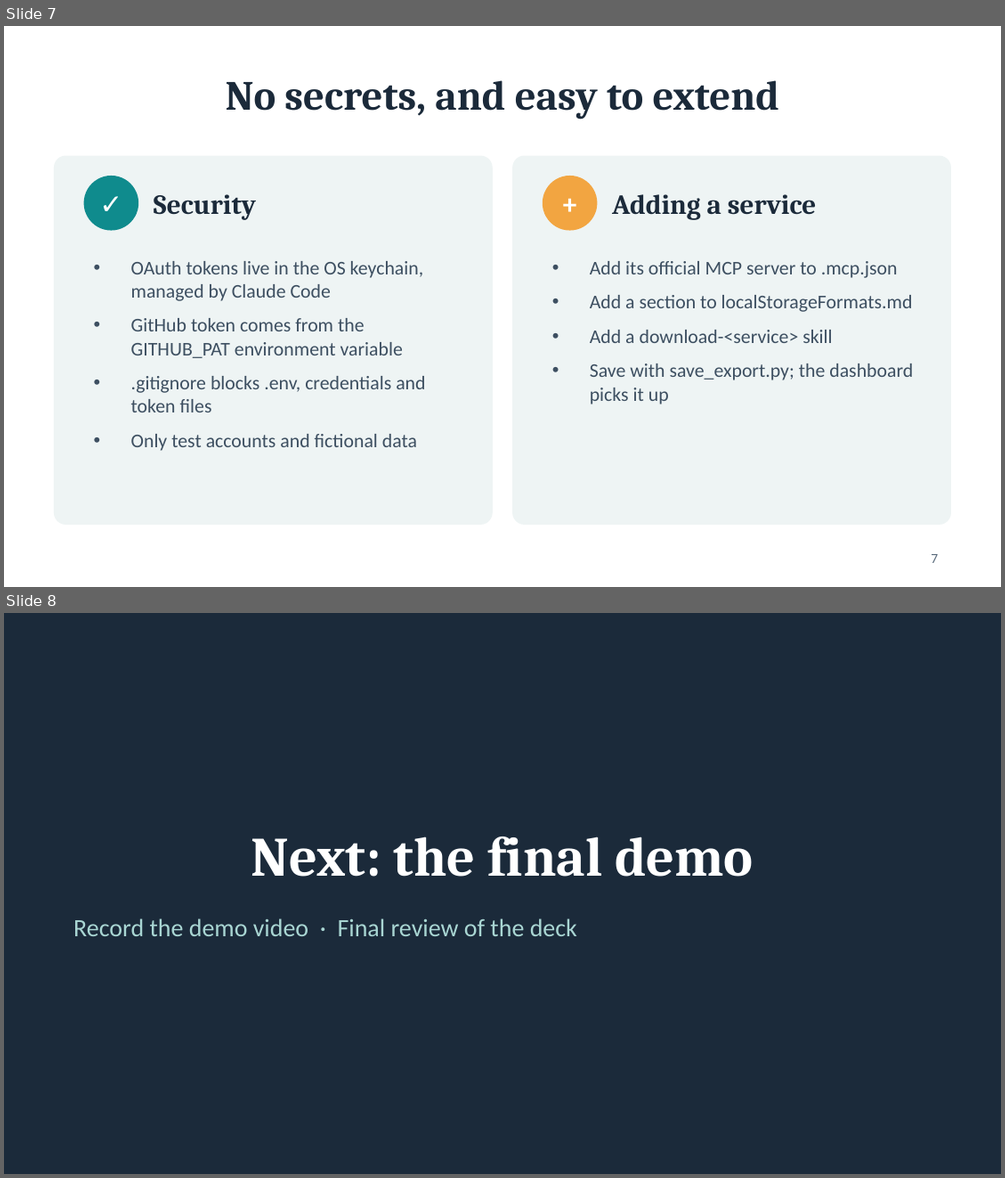
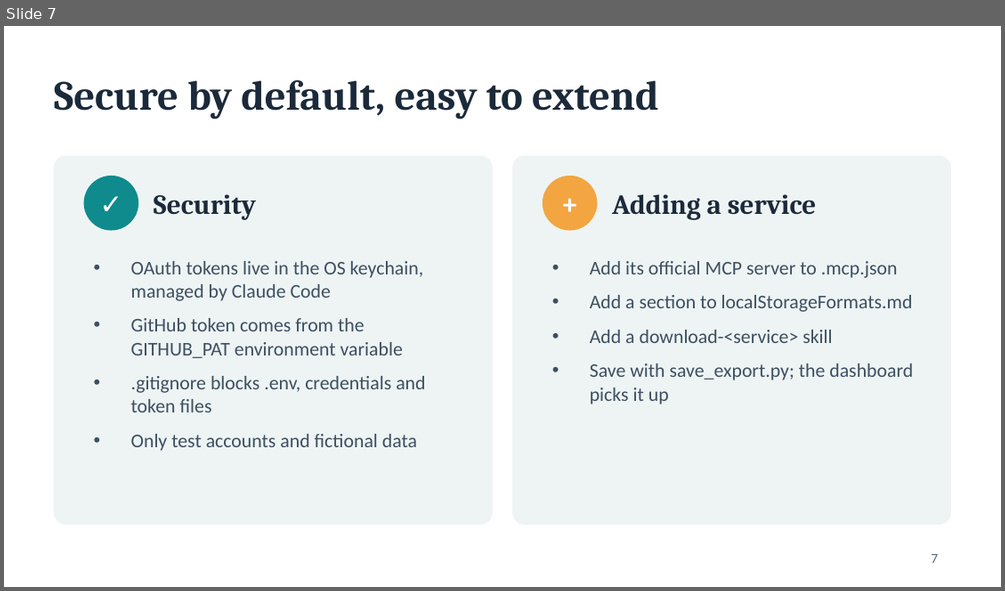
Before and after one commit to nyohayon-jpg/hw-services-dashboard, a slide deck: presentation/services-dashboard.pptx. Shown one above the other, each under a label of ours: slides 7 and 8 before the commit, slide 7 after it. The pictures are 1005x1178 and 1005x591 pixels, drawn with LibreOffice and Linux fonts; fonts in the diff are those of the drawing. Boxes give left, top, right and bottom in pixels: in the first picture for what was removed or moved away, otherwise in the second. Text is boxed around its words. In the diff, an @@ line names an element or a change of style, - is before the commit and + after.

```diff
--- a/presentation/services-dashboard.pptx
+++ b/presentation/services-dashboard.pptx
@@ slide 8 removed at (x1=4, y1=613, x2=1001, y2=1174), background #1B2A3A @@
@@ title removed at (x1=251, y1=836, x2=753, y2=876) @@
-Next: the final demo
@@ text removed at (x1=73, y1=918, x2=577, y2=936) @@
-Record the demo video · Final review of the deck
@@ slide 7 changed as well @@
@@ title at (x1=54, y1=80, x2=659, y2=119): text changed @@
-No secrets, and easy to extend
+Secure by default, easy to extend
```
Also in this commit, not shown: 6 other slides changed, 1 slide added.
